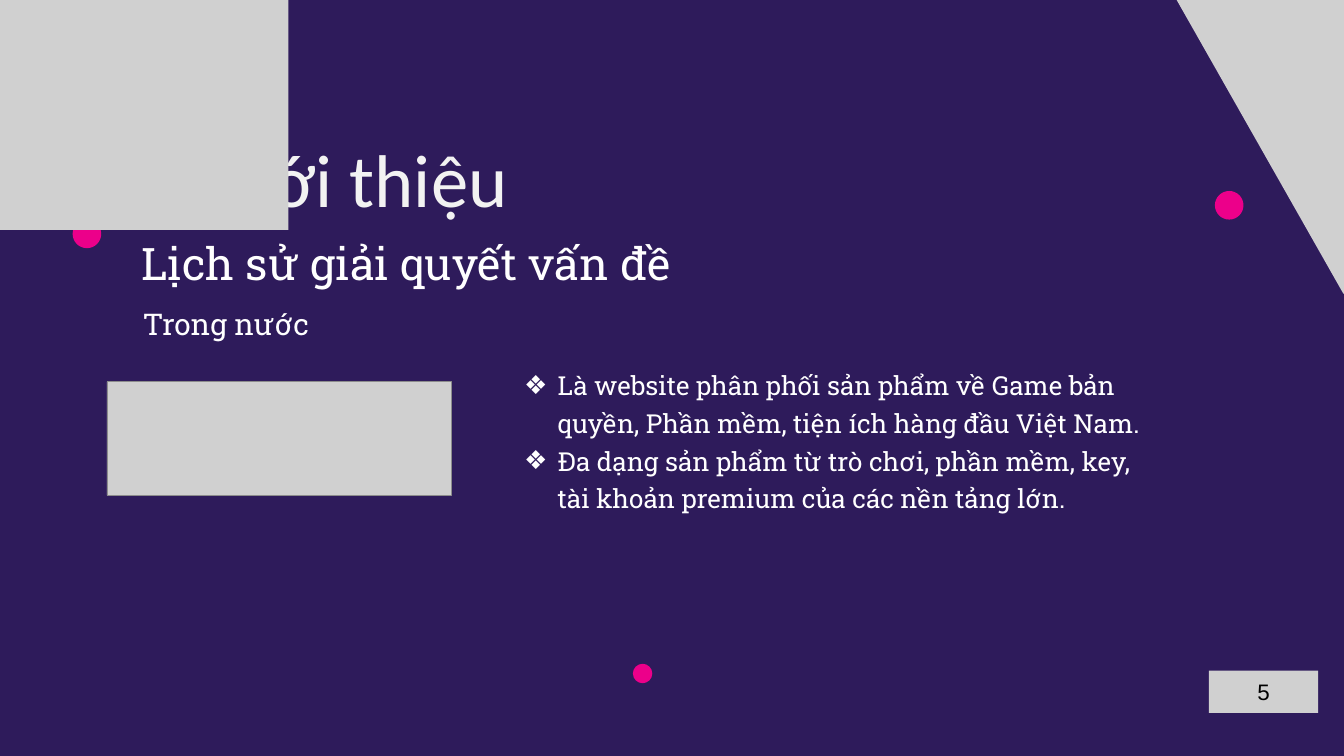
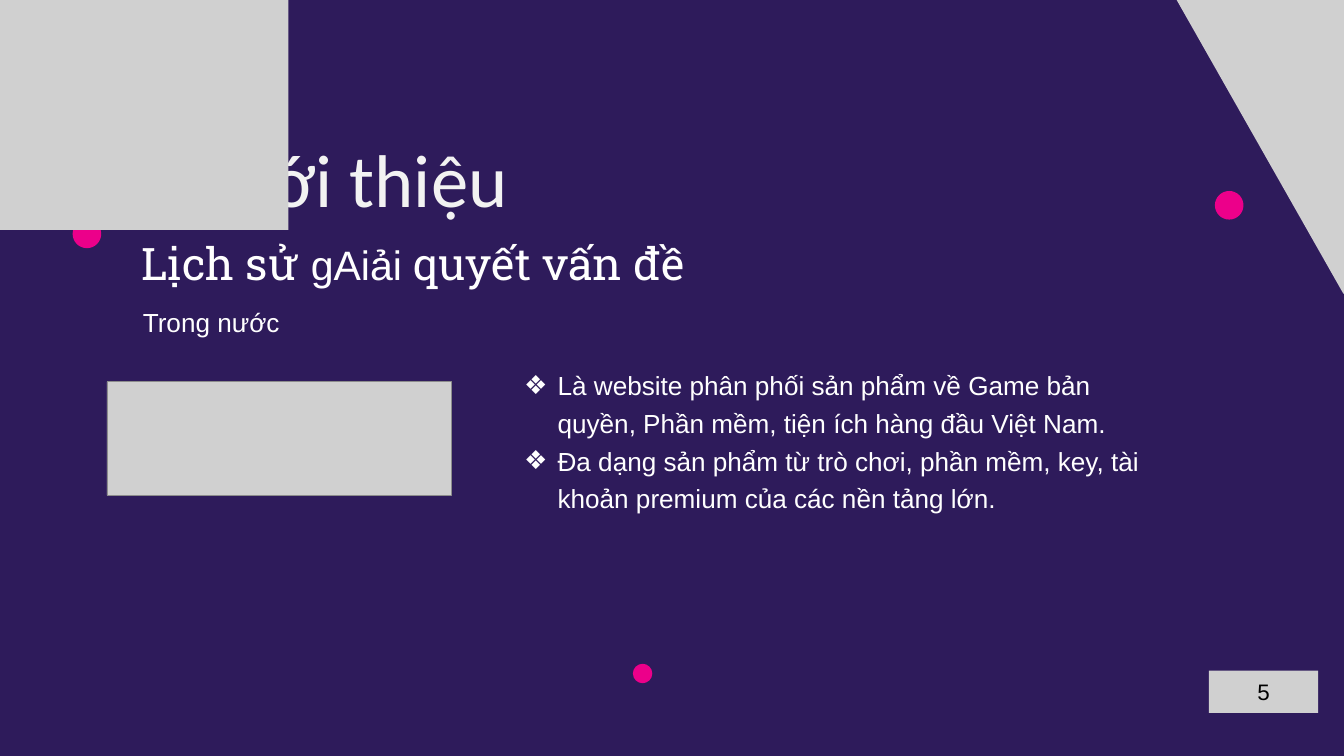
Before and after one commit to B2012257/lvtn_indieGameForum, a slide deck: slide 5 of docs/gameIndiePPT.pptx. Drawn at 1344x756 pixels with LibreOffice and Linux fonts; fonts in the diff are those of the drawing; grey boxes stand for pictures. Boxes give left, top, right and bottom in pixels: in the first picture for what was removed or moved away, otherwise in the second. Text is boxed around its words. In the diff, an @@ line names an element or a change of style, - is before the commit and + after.

Commit message:
docs: fix font ppt

```diff
--- a/docs/gameIndiePPT.pptx
+++ b/docs/gameIndiePPT.pptx
@@ text at [141, 243, 686, 290]: text changed @@
-Lịch sử giải quyết vấn đề
+Lịch sử gAiải quyết vấn đề
@@ text "Trong nước" at [143, 312, 279, 338]: size 32 to 28 pt, font Roboto Slab to Arial @@
@@ text "Là website phân phối sản ..." at [558, 374, 1139, 514]: font Roboto Slab to Arial @@
```
Also in this commit, not shown: 24 other slides changed, 2 other files.
